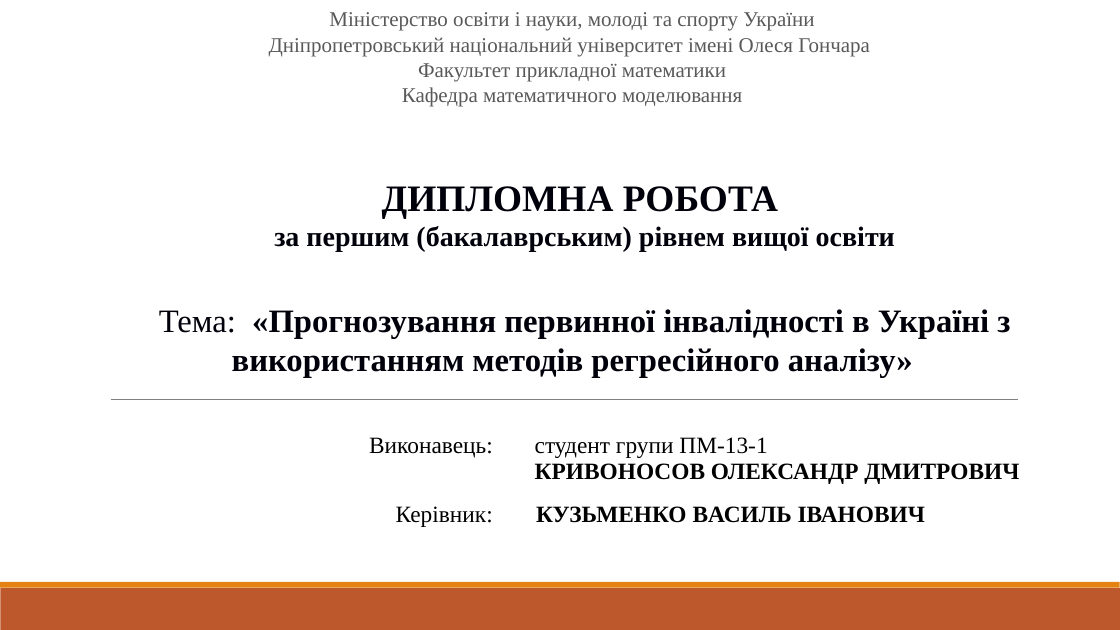
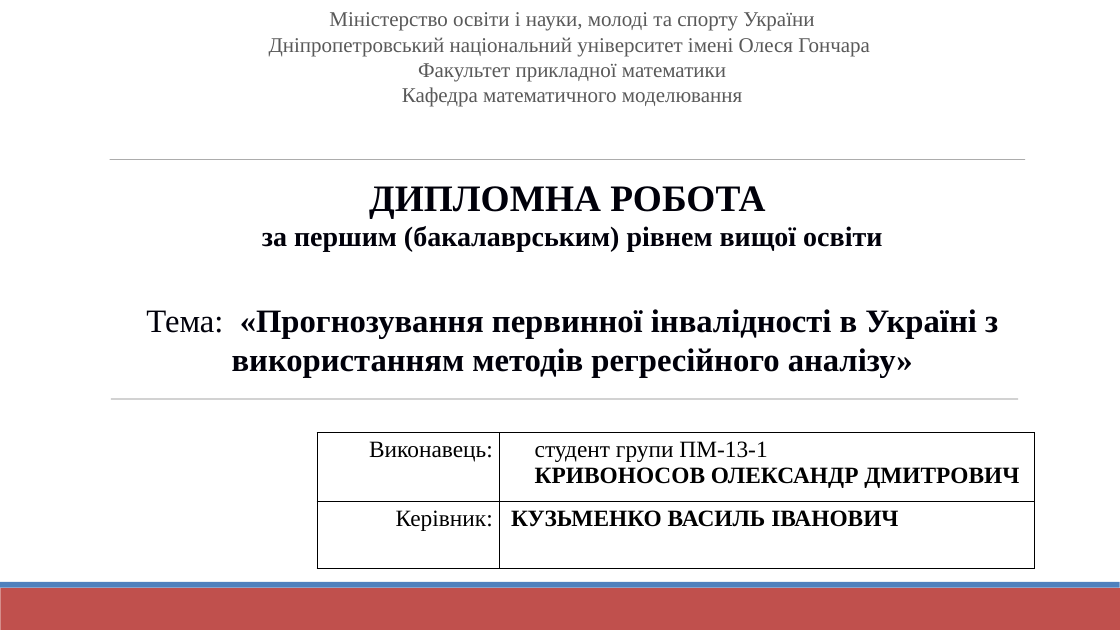
Before and after one commit to Sahlet/GammaNN, a slide deck: slide 1 of Documents/мой диплом/ПРЕЗЕНТАЦИЯ(предзащита).pptx. Drawn at 1120x630 pixels with LibreOffice and Linux fonts; fonts in the diff are those of the drawing. Boxes give left, top, right and bottom in pixels: in the first picture for what was removed or moved away, otherwise in the second. Text is boxed around its words. In the diff, an @@ line names an element or a change of style, - is before the commit and + after.

```diff
--- a/Documents/мой диплом/ПРЕЗЕНТАЦИЯ(предзащита).pptx
+++ b/Documents/мой диплом/ПРЕЗЕНТАЦИЯ(предзащита).pptx
@@ line added from (110, 160) to (1026, 160), #808080 0.51 pt @@
@@ text "ДИПЛОМНА РОБОТА" at <box>146,186,998,378</box>: indent changed @@
@@ line (111, 399) - (1018, 399): stroke #808080 0.5 pt to #808080 0.51 pt @@
@@ table at <box>318,433,1035,568</box> @@
@@ indent changed @@
@@ rectangle at <box>0,588,1120,630</box>: fill #BD582C to #C0504D @@
@@ rectangle at <box>0,582,1120,588</box>: fill #E48312 to #4F81BD @@
```
Also in this commit, not shown: 7 other slides changed, 3 slides added, 7 slides removed, 7 other files.
